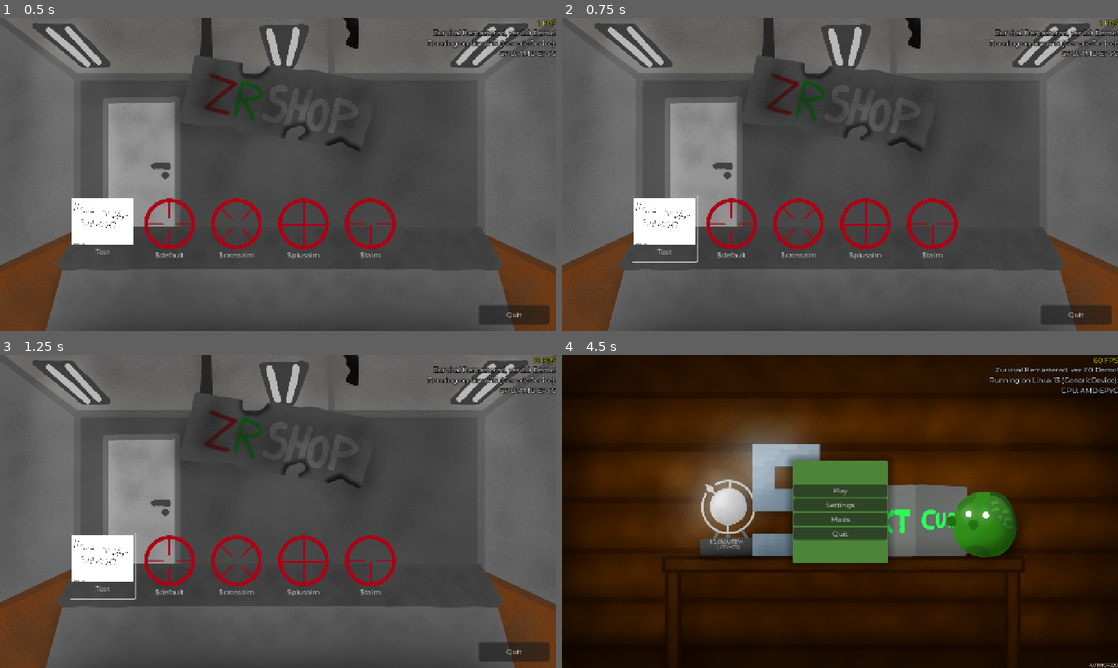
Above: before the commit, frames 1-4 (two rows, left to right).
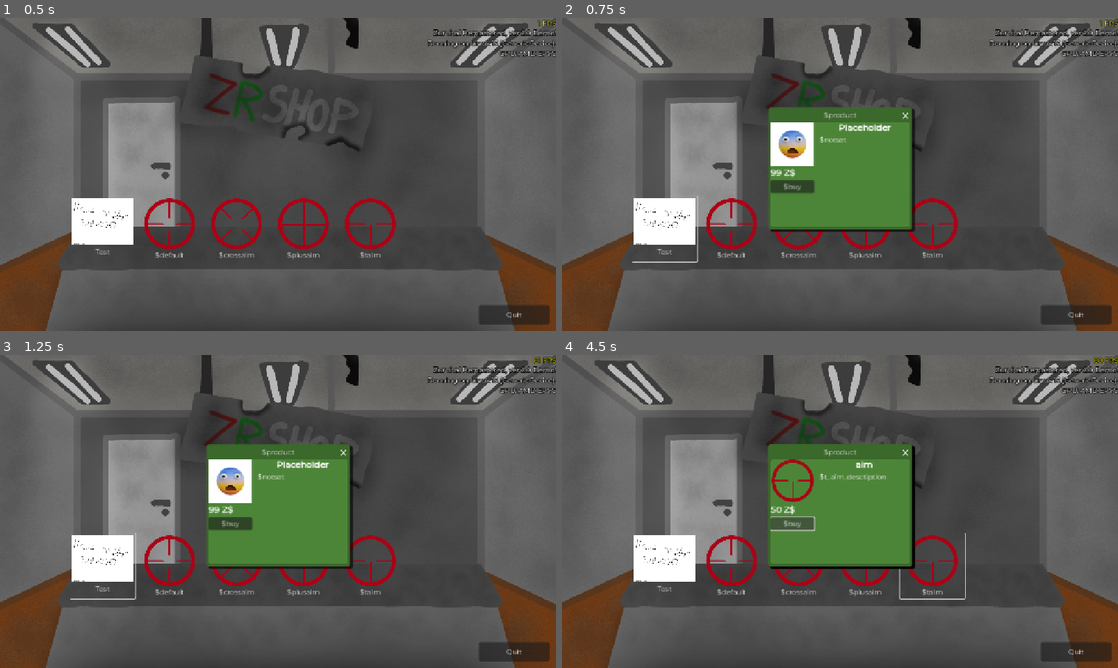
Above: after the commit, the same moments.

Repository: klodskateam/zurvival-remastered
Game: Godot game, scene res://shop.tscn
Same seed, same stepped clock (60 frames per second), same inputs: the game is played once before the commit and once after it. This scene is started directly instead of the project's main scene.
Inputs:
- Up to frame 1 (0.5 s): no input
- Up to frame 2 (0.75 s): click "Test" at 0.5 s
- Up to frame 3 (1.25 s): no input
- Up to frame 4 (4.5 s): click "$default" at 1.25 s; click "$crossaim" at 2 s; click "$plusaim" at 2.75 s; click "$taim" at 3.5 s; click "Quit" (after the commit: "$buy") at 4.25 s

Frame 1 is identical in both runs. In frame 2, 10% of the frame differs, in the area x 37-64%, y 28-69%; in frame 3, 10%; in frame 4, 96%, in the area x 0-100%, y 0-100%.
Error before the commit: Invalid type in function 'set_locale' in base 'TranslationServer'. Cannot convert argument 1 from Nil to String. (res://global.gd:40)
Error after the commit: Invalid type in function 'set_locale' in base 'TranslationServer'. Cannot convert argument 1 from Nil to String. (res://global.gd:43)

Commit message:
Окошко товара в магазине

Diff:
--- a/global.gd
+++ b/global.gd
@@ -15,13 +15,16 @@
 
 extends Node
 
+# Настройки и служебное
 var VERSION = ProjectSettings.get_setting("application/config/version")
 var FULLSCREEN = false
 
+#Конфиги
 const SAVE_PATH = "user://save.cfg"
 var CONFIG = ConfigFile.new()
+var KT_URL = "https://kteam.veliona.no/"
 
-
+# Переменные
 var ZCOINS = 0
 var CURRENT_AIM = preload("res://Resources/aims/default.png")
 
--- a/shop.gd
+++ b/shop.gd
@@ -4,6 +4,7 @@
 	{
 		"type": "aim",
 		"name": tr("$default"),
+		"description": tr("$default_aim_desctiption"),
 		"default": true,
 		"price": 0,
 		"sprite": preload("res://Resources/aims/default.png"),
@@ -12,6 +13,7 @@
 	{
 		"type": "aim",
 		"name": tr("$crossaim"),
+		"description": tr("$cross_aim_desctiption"),
 		"default": false,
 		"price": 50,
 		"sprite": preload("res://Resources/aims/cross.png"),
@@ -20,6 +22,7 @@
 	{
 		"type": "aim",
 		"name": tr("$plusaim"),
+		"description": tr("$plus_aim_desctiption"),
 		"default": false,
 		"price": 50,
 		"sprite": preload("res://Resources/aims/plus.png"),
@@ -28,6 +31,7 @@
 	{
 		"type": "aim",
 		"name": tr("$taim"),
+		"description": tr("$t_aim_desctiption"),
 		"default": false,
 		"price": 50,
 		"sprite": preload("res://Resources/aims/aa.png"),
--- a/shopitem.gd
+++ b/shopitem.gd
@@ -2,6 +2,7 @@
 
 var INFO = {}
 
+const PRODUCT_WINDOWS = preload("res://windows/product_windows.tscn")
 
 # Called when the node enters the scene tree for the first time.
 func _ready() -> void:
@@ -14,4 +15,21 @@
 
 
 func _on_pressed() -> void:
+	var product_win = PRODUCT_WINDOWS.instantiate()
+	if "name" in INFO:
+		product_win.PRODUCT_NAME = INFO["type"]
+	if "description" in INFO:
+		product_win.PRODUCT_DESCTIPTION = INFO["description"]
+	else:
+		product_win.PRODUCT_DESCTIPTION = tr("$notset")
+	if "price" in INFO:
+		product_win.PRODUCT_PRICE = int(INFO["price"])
+	if "sprite" in INFO:
+		if "ismod" in INFO:
+			if !INFO["ismod"]:
+				product_win.PRODUCT_IMAGE = INFO["sprite"]
+			else:
+				product_win.PRODUCT_IMAGE = ModLoader.get_mod_img(INFO["sprite"])
+
+	$"../../../../..".add_child(product_win)
 	print(INFO)
--- /dev/null
+++ b/windows/product_windows.gd
@@ -0,0 +1,22 @@
+extends Window
+
+var PRODUCT_NAME = "Placeholder"
+var PRODUCT_PRICE = 99 # Z$
+var PRODUCT_DESCTIPTION = "Это [color=#FF0000]т[/color][color=#FF4800]е[/color][color=#FF9100]с[/color][color=#FFDA00]т[/color][color=#DAFF00]о[/color][color=#91FF00]в[/color][color=#48FF00]ы[/color][color=#00FF00]й[/color] [color=#00FF91]т[/color][color=#00FFDA]е[/color][color=#00DAFF]к[/color][color=#0091FF]с[/color][color=#0048FF]т[/color] [color=#4800FF]т[/color][color=#9100FF]о[/color][color=#DA00FF]в[/color][color=#FF00DA]а[/color][color=#FF0091]р[/color][color=#FF0048]а[/color]. Это описание товара, оно поддерживает [color=#870000]B[/color][color=#65003F]B[/color][color=#43007F]-[/color][color=#2100BF]К[/color][color=#0000FF]о[/color][color=#0026BF]д[/color][color=#004C7F]ы[/color][color=#00723F]![/color]"
+var PRODUCT_IMAGE = preload("res://_IMPORTANT_IMAGE_DONT_DELETE_INACHE_PISEC!!.jpg")
+
+# Called when the node enters the scene tree for the first time.
+func _ready() -> void:
+	$Panel/HSplitContainer/VBoxContainer2/Label.text = PRODUCT_NAME
+	$Panel/HSplitContainer/VBoxContainer2/RichTextLabel.text = PRODUCT_DESCTIPTION
+	$Panel/HSplitContainer/VBoxContainer/Label.text = str(PRODUCT_PRICE) + " Z$"
+	$Panel/HSplitContainer/VBoxContainer/TextureRect.texture = PRODUCT_IMAGE
+
+
+# Called every frame. 'delta' is the elapsed time since the previous frame.
+func _process(delta: float) -> void:
+	pass
+
+
+func _on_close_requested() -> void:
+	queue_free()
--- /dev/null
+++ b/windows/product_windows.tscn
@@ -0,0 +1,75 @@
+[gd_scene load_steps=6 format=3 uid="uid://dbu0t7lmjrgxh"]
+
+[ext_resource type="Theme" uid="uid://d2wr8qi0mdxxq" path="res://ui.tres" id="1_li6pk"]
+[ext_resource type="Script" uid="uid://bav6vdqsoxruv" path="res://windows/product_windows.gd" id="2_0iguw"]
+[ext_resource type="Texture2D" uid="uid://bqmmq22i5svdr" path="res://_IMPORTANT_IMAGE_DONT_DELETE_INACHE_PISEC!!.jpg" id="2_li6pk"]
+
+[sub_resource type="LabelSettings" id="LabelSettings_85st1"]
+font_size = 20
+outline_size = 1
+
+[sub_resource type="LabelSettings" id="LabelSettings_0iguw"]
+font_size = 20
+outline_size = 2
+
+[node name="Window" type="Window"]
+title = "$product"
+initial_position = 1
+size = Vector2i(320, 240)
+unresizable = true
+theme = ExtResource("1_li6pk")
+script = ExtResource("2_0iguw")
+
+[node name="Panel" type="Panel" parent="."]
+anchors_preset = 15
+anchor_right = 1.0
+anchor_bottom = 1.0
+grow_horizontal = 2
+grow_vertical = 2
+
+[node name="HSplitContainer" type="HSplitContainer" parent="Panel"]
+layout_mode = 1
+anchors_preset = 15
+anchor_right = 1.0
+anchor_bottom = 1.0
+grow_horizontal = 2
+grow_vertical = 2
+split_offset = 100
+
+[node name="VBoxContainer" type="VBoxContainer" parent="Panel/HSplitContainer"]
+layout_mode = 2
+
+[node name="TextureRect" type="TextureRect" parent="Panel/HSplitContainer/VBoxContainer"]
+custom_minimum_size = Vector2(100, 100)
+layout_mode = 2
+texture = ExtResource("2_li6pk")
+expand_mode = 1
+stretch_mode = 5
+
+[node name="Label" type="Label" parent="Panel/HSplitContainer/VBoxContainer"]
+layout_mode = 2
+text = "99Z$"
+label_settings = SubResource("LabelSettings_85st1")
+
+[node name="Button" type="Button" parent="Panel/HSplitContainer/VBoxContainer"]
+layout_mode = 2
+text = "$buy"
+
+[node name="VBoxContainer2" type="VBoxContainer" parent="Panel/HSplitContainer"]
+layout_mode = 2
+
+[node name="Label" type="Label" parent="Panel/HSplitContainer/VBoxContainer2"]
+layout_mode = 2
+text = "Placeholder"
+label_settings = SubResource("LabelSettings_0iguw")
+horizontal_alignment = 1
+vertical_alignment = 1
+autowrap_mode = 1
+
+[node name="RichTextLabel" type="RichTextLabel" parent="Panel/HSplitContainer/VBoxContainer2"]
+custom_minimum_size = Vector2(0, 213)
+layout_mode = 2
+bbcode_enabled = true
+text = "Это [color=#FF0000]т[/color][color=#FF4800]е[/color][color=#FF9100]с[/color][color=#FFDA00]т[/color][color=#DAFF00]о[/color][color=#91FF00]в[/color][color=#48FF00]ы[/color][color=#00FF00]й[/color] [color=#00FF91]т[/color][color=#00FFDA]е[/color][color=#00DAFF]к[/color][color=#0091FF]с[/color][color=#0048FF]т[/color] [color=#4800FF]т[/color][color=#9100FF]о[/color][color=#DA00FF]в[/color][color=#FF00DA]а[/color][color=#FF0091]р[/color][color=#FF0048]а[/color]. Это описание товара, оно поддерживает [color=#870000]B[/color][color=#65003F]B[/color][color=#43007F]-[/color][color=#2100BF]К[/color][color=#0000FF]о[/color][color=#0026BF]д[/color][color=#004C7F]ы[/color][color=#00723F]![/color]"
+
+[connection signal="close_requested" from="." to="." method="_on_close_requested"]
Not shown, added: windows/product_windows.gd.uid
